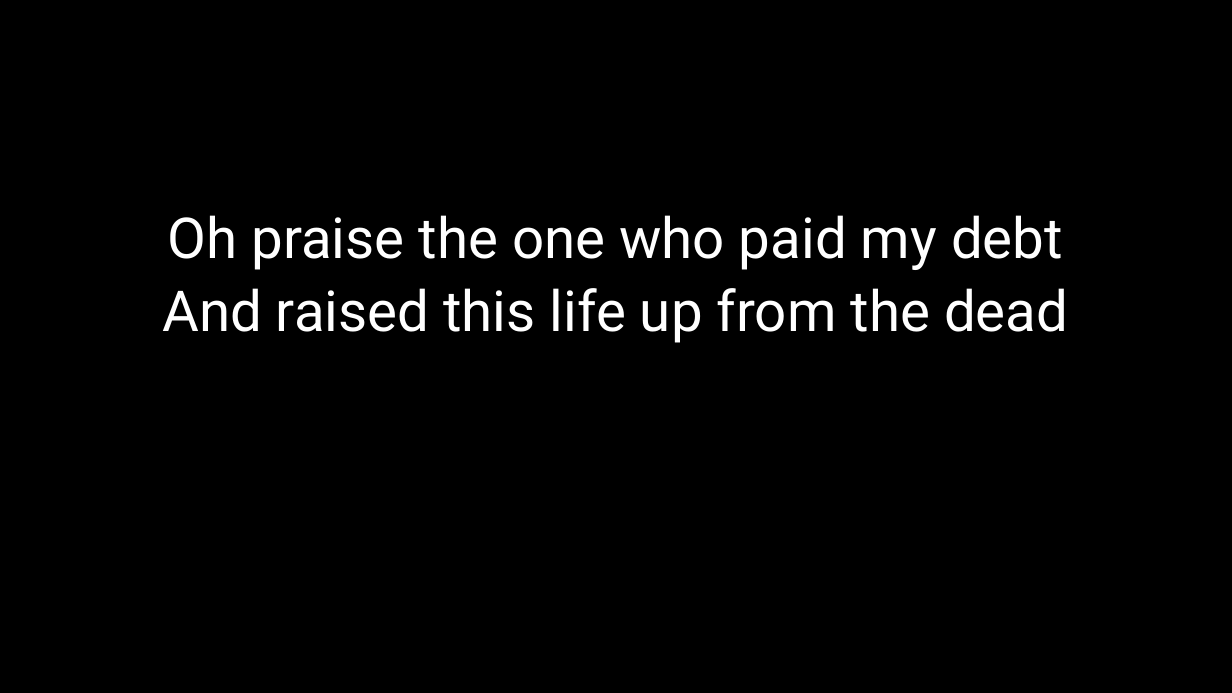
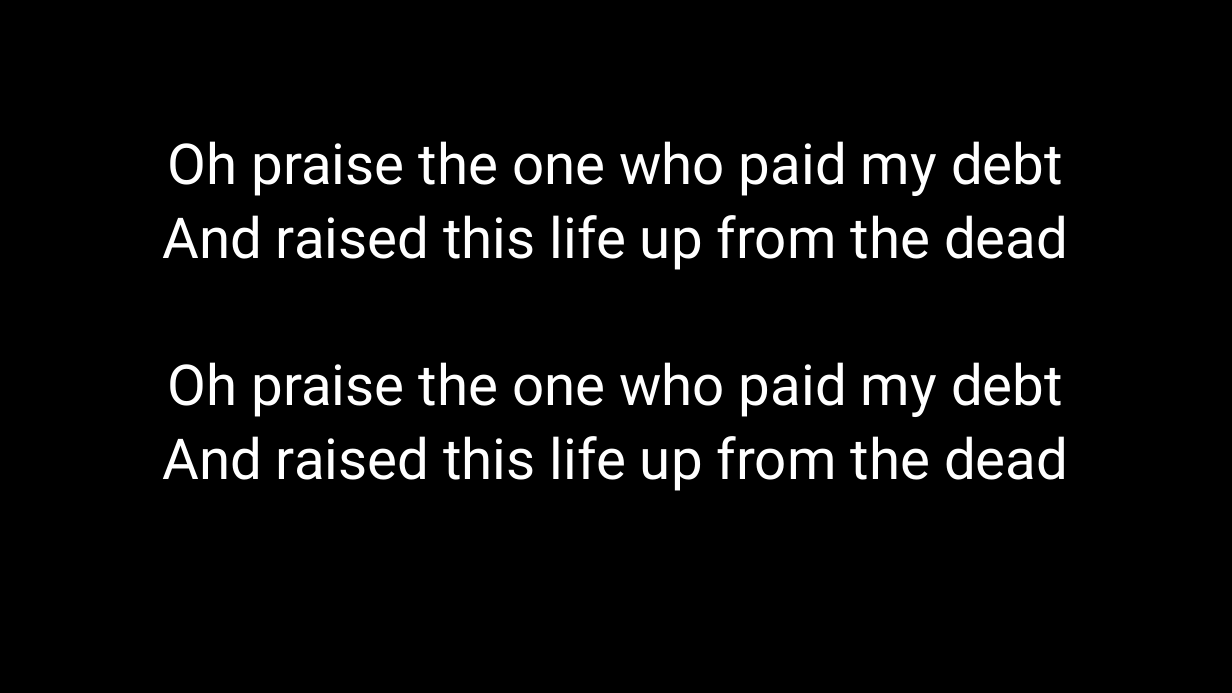
Before and after one commit to kendall412/worship, a slide deck: slide 8 of Jesus Paid It All.pptx. Drawn at 1232x693 pixels with LibreOffice and Linux fonts; fonts in the diff are those of the drawing. Boxes give left, top, right and bottom in pixels: in the first picture for what was removed or moved away, otherwise in the second. Text is boxed around its words. In the diff, an @@ line names an element or a change of style, - is before the commit and + after.

```diff
--- a/Jesus Paid It All.pptx
+++ b/Jesus Paid It All.pptx
@@ subtitle at (162,362,1068,491): paragraphs added @@
+Oh praise the one who paid my debt
+And raised this life up from the dead
```
Also in this commit, not shown: 13 other files.
